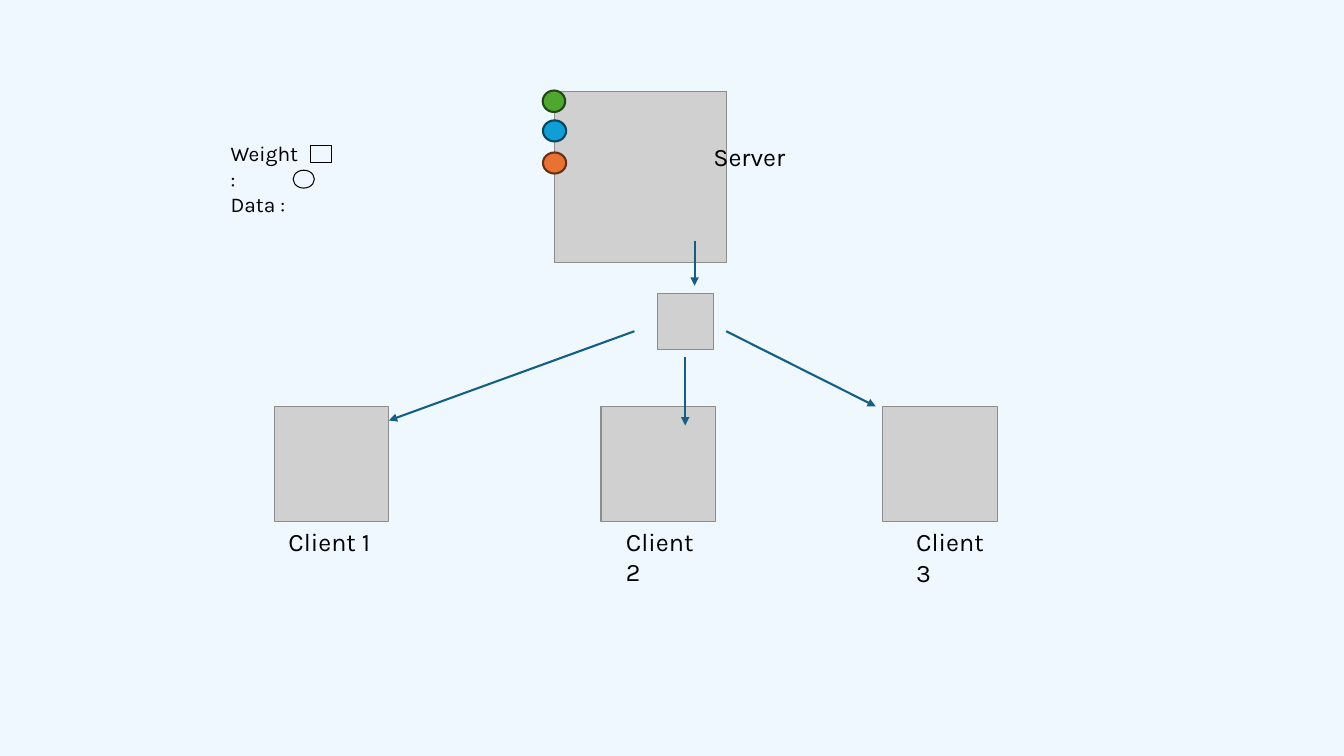
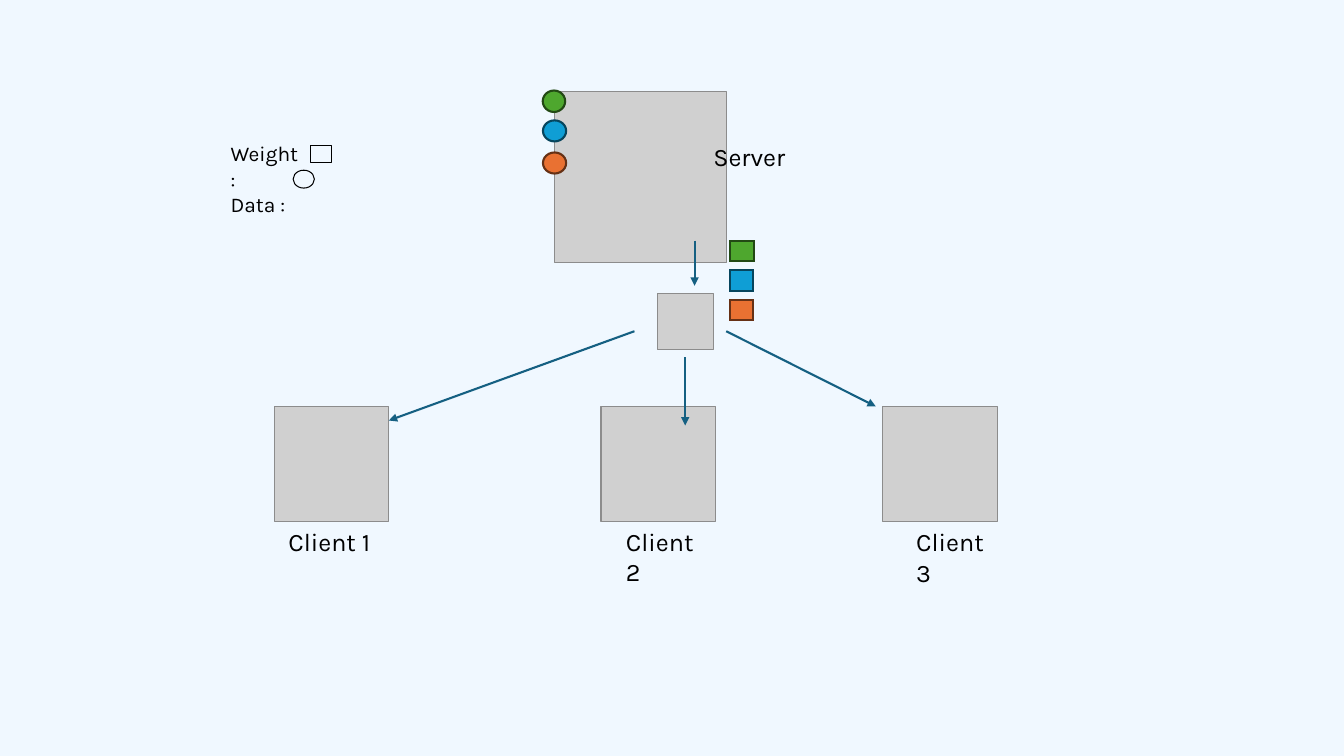
Before and after one commit to ThomasRoyer24/M1-IA-Project, a slide deck: slide 11 of AnimationM1.pptx. Drawn at 1344x756 pixels with LibreOffice and Linux fonts; fonts in the diff are those of the drawing; grey boxes stand for pictures. Boxes give left, top, right and bottom in pixels: in the first picture for what was removed or moved away, otherwise in the second. Text is boxed around its words. In the diff, an @@ line names an element or a change of style, - is before the commit and + after.

```diff
--- a/AnimationM1.pptx
+++ b/AnimationM1.pptx
@@ rectangle added at [730,241,754,262], fill #4EA72E, outline #224914 1.5 pt @@
@@ rectangle added at [730,270,753,291], fill #0F9ED5, outline #07455D 1.5 pt @@
@@ rectangle added at [730,299,753,321], fill #E97132, outline #663216 1.5 pt @@
```
Also in this commit, not shown: 1 slide added, 3 other files.
